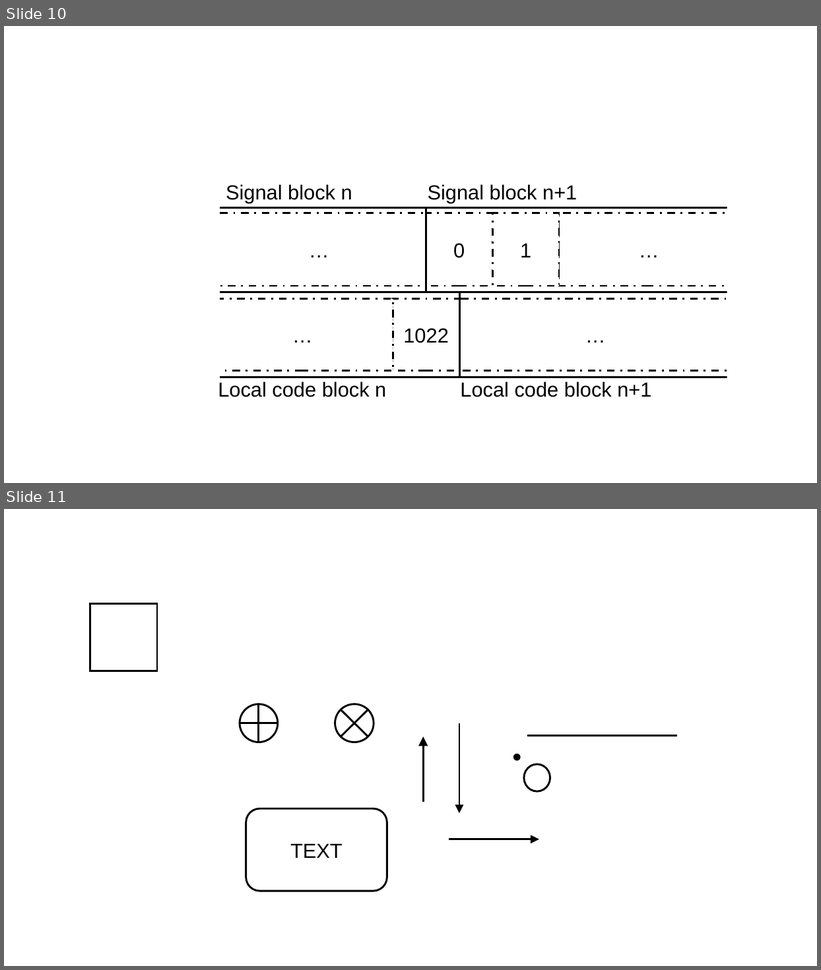
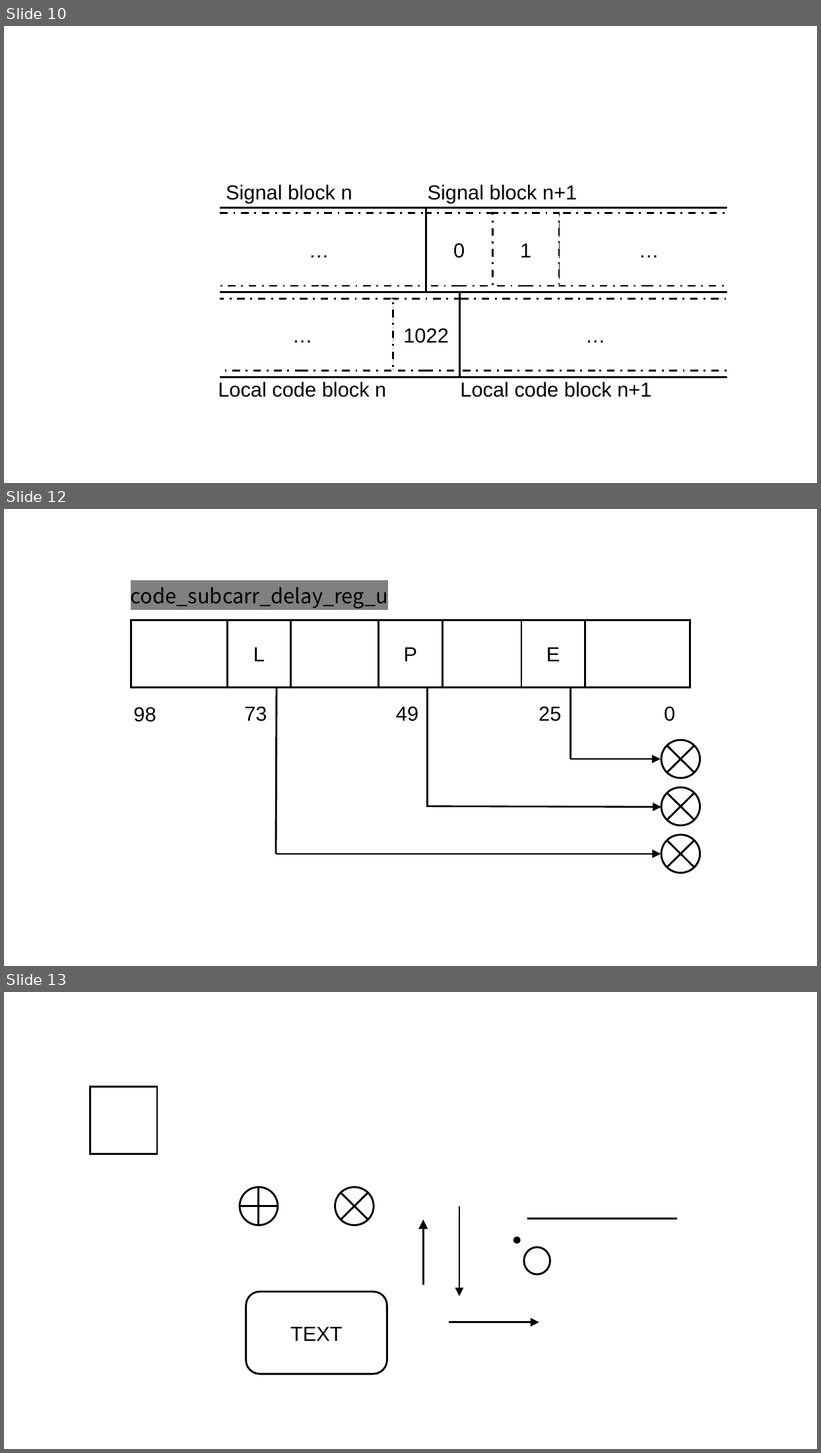
Before and after one commit to BenjiaH/MSc-Project, a slide deck: Final dissertation/_IMAGES/PPT2SVG/PPT2SVG.pptx. Shown one above the other, each under a label of ours: slides 10 and 11 before the commit, slides 10, 12 and 13 after it; the slides between them are not shown. The pictures are 821x970 and 821x1453 pixels, drawn with LibreOffice and Linux fonts; fonts in the diff are those of the drawing. Boxes give left, top, right and bottom in pixels: in the first picture for what was removed or moved away, otherwise in the second. Text is boxed around its words. In the diff, an @@ line names an element or a change of style, - is before the commit and + after.

```diff
--- a/Final dissertation/_IMAGES/PPT2SVG/PPT2SVG.pptx
+++ b/Final dissertation/_IMAGES/PPT2SVG/PPT2SVG.pptx
@@ slide 12 added at [4, 509, 817, 966], background #FFFFFF @@
@@ group added at [131, 587, 700, 873]: 9 lines, 6 texts, 4 rectangles, 3 arrows, 3 ellipses @@
+0
+98
+code_subcarr_delay_reg_u
+P
+49
+E
+25
+L
+73
@@ what was slide 11 is now slide 13 @@
```
Also in this commit, not shown: 1 other slide added, 13 other files.
